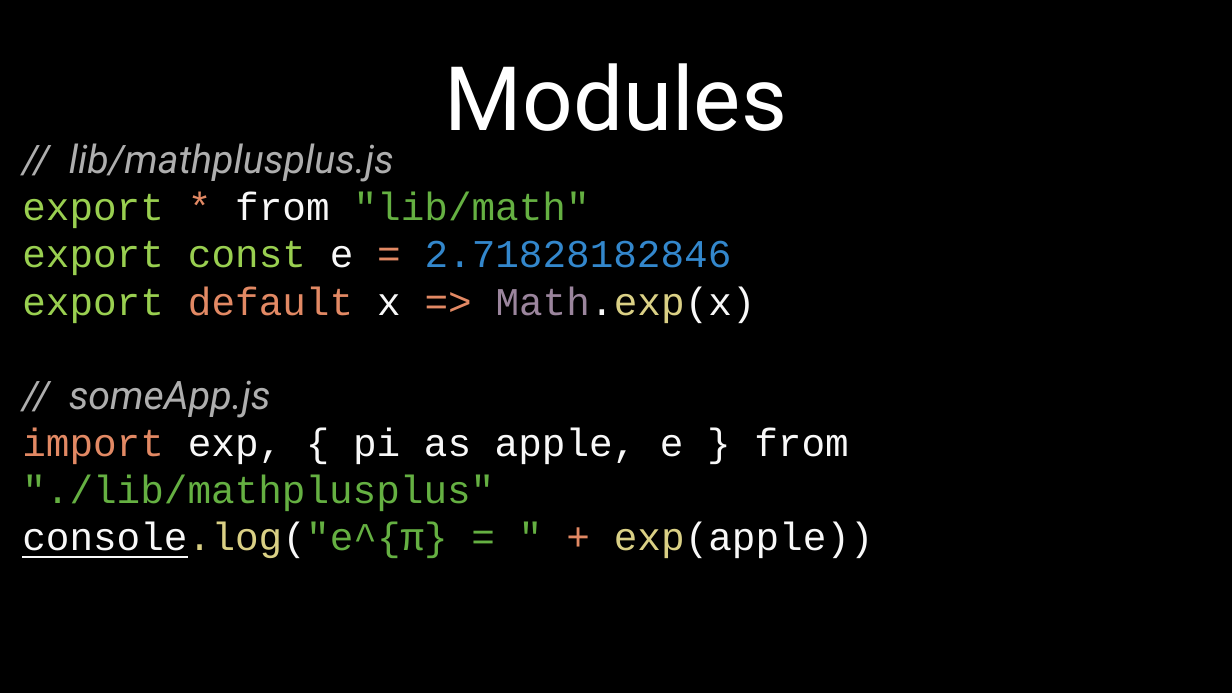
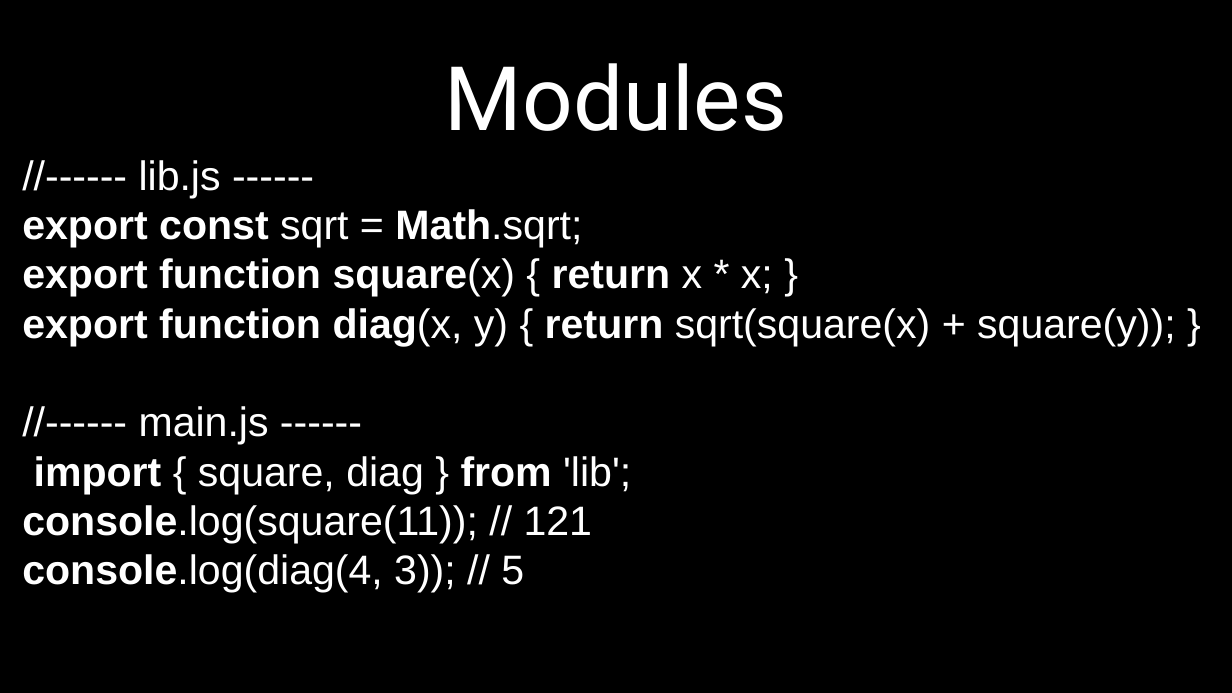
Before and after one commit to petereijgermans11/frontend-cursus, a slide deck: slide 23 of frontend-cursus/ 4 - ECMAScript 6 node-browser.pptx. Drawn at 1232x693 pixels with LibreOffice and Linux fonts; fonts in the diff are those of the drawing. Boxes give left, top, right and bottom in pixels: in the first picture for what was removed or moved away, otherwise in the second. Text is boxed around its words. In the diff, an @@ line names an element or a change of style, - is before the commit and + after.

Commit message:
es6 modules an d set/map

```diff
--- a/frontend-cursus/ 4 - ECMAScript 6 node-browser.pptx
+++ b/frontend-cursus/ 4 - ECMAScript 6 node-browser.pptx
@@ text at [22, 160, 1176, 592]: text changed; size 23 to 24 pt; font Courier New to Arial; text colour #F8F8F8 to #FFFFFF @@
-// lib/mathplusplus.js
-export * from "lib/math"
-export const e = 2.71828182846
-export default x => Math.exp(x)
-// someApp.js
-import exp, { pi as apple, e } from "./lib/mathplusplus"
-console.log("e^{π} = " + exp(apple))
+//------ lib.js ------
+export const sqrt = Math.sqrt;
+export function square(x) { return x * x; }
+export function diag(x, y) { return sqrt(square(x) + square(y)); }
+//------ main.js ------
+import { square, diag } from 'lib';
+console.log(square(11)); // 121
+console.log(diag(4, 3)); // 5
```
Also in this commit, not shown: 6 other slides changed, 2 slides added, 1 other file.
